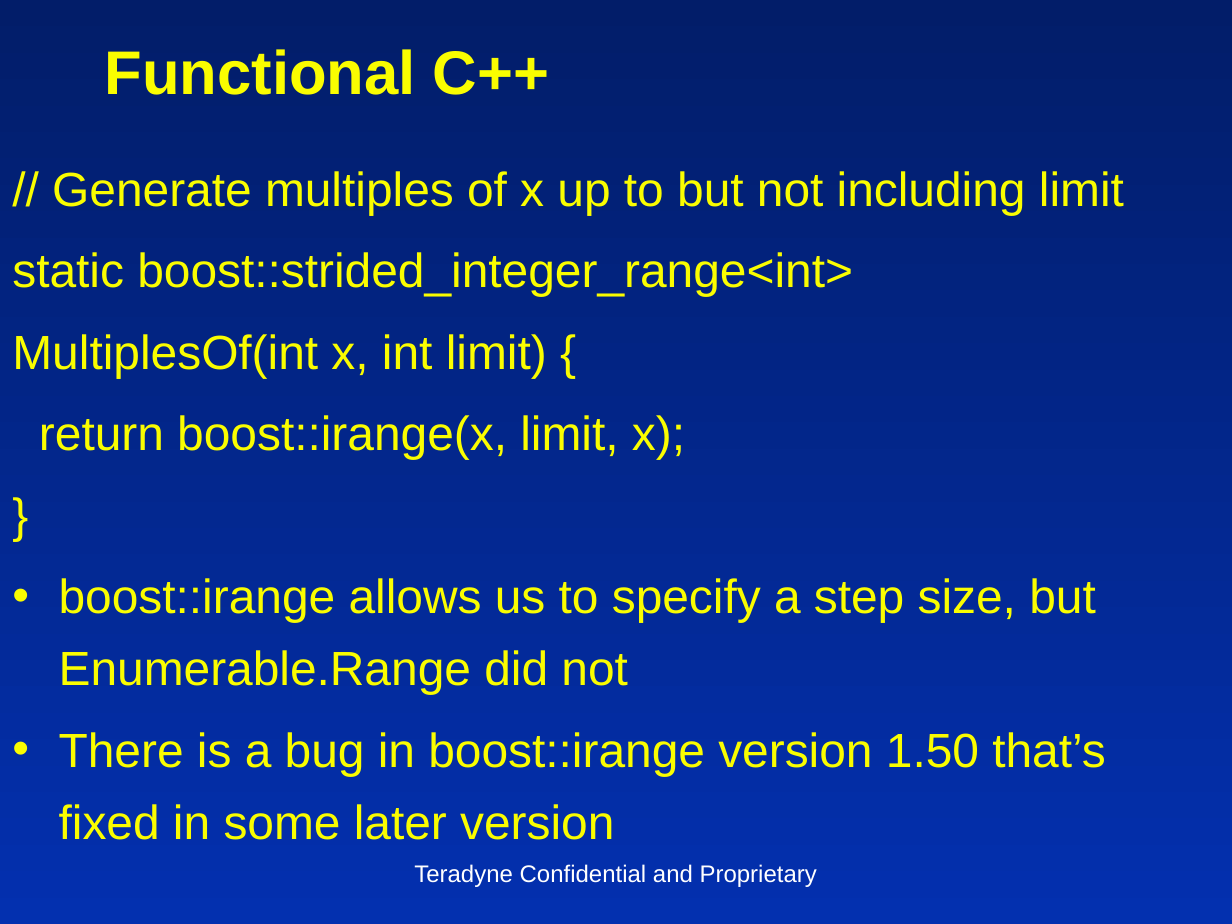
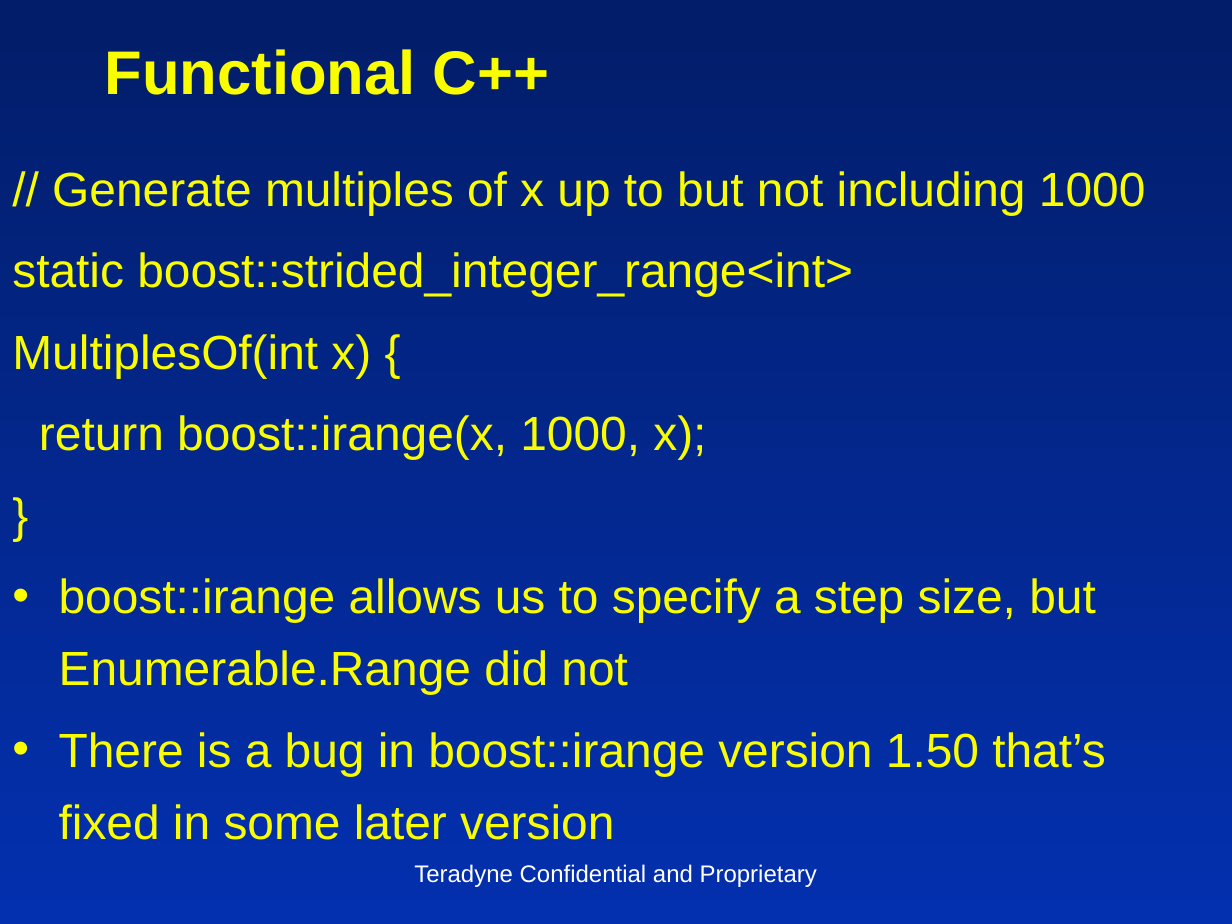
Before and after one commit to insideoutclub/Euler, a slide deck: slide 20 of FiveEasyPieces1.pptx (slide 21 before the commit). Drawn at 1232x924 pixels with LibreOffice and Linux fonts; fonts in the diff are those of the drawing. Boxes give left, top, right and bottom in pixels: in the first picture for what was removed or moved away, otherwise in the second. Text is boxed around its words. In the diff, an @@ line names an element or a change of style, - is before the commit and + after.

```diff
--- a/FiveEasyPieces1.pptx
+++ b/FiveEasyPieces1.pptx
@@ text at (x1=52, y1=171, x2=1146, y2=215): text changed @@
-// Generate multiples of x up to but not including limit
+// Generate multiples of x up to but not including 1000
@@ text at (x1=12, y1=334, x2=706, y2=459): text changed @@
-MultiplesOf(int x, int limit) {
-return boost::irange(x, limit, x);
+MultiplesOf(int x) {
+return boost::irange(x, 1000, x);
```
Also in this commit, not shown: 17 other slides changed, 1 slide removed, 2 other files.
